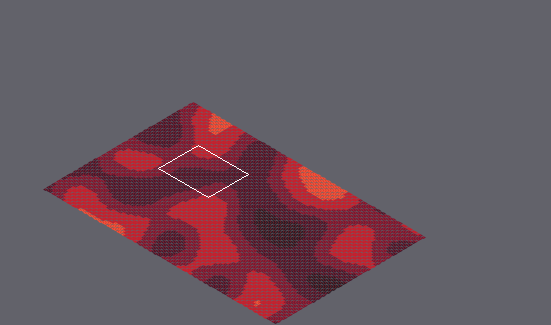
Level history. Tiled map: marswars/resources/mapAssets/loadmap.tmx. Above, an overview of the earlier version with the close-up marked.
Close-up. Before the edit:
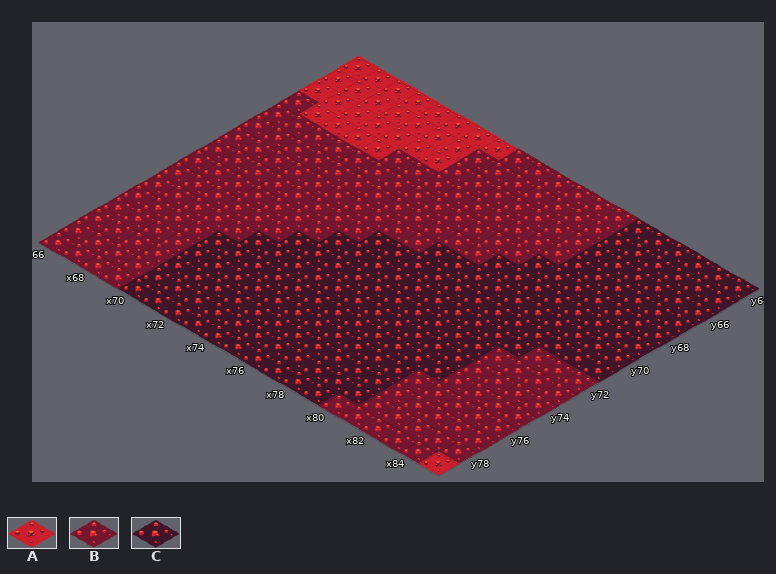
Cells are 55x32 px. Isometric: x runs down to the right, y down to the left. Shown: x 66..85, y 64..79. The commit also changed other parts of the map, which this record leaves out. The old version is drawn lined up with the new one.
Key: from "tileset1": A 11 "mars007", B 12 "mars008", C 13 "mars009".
_ is an empty cell.
Layer "Tile Layer 1" before, first column x 66:
64 AAAAAAAABBBBBBCCCCCC
65 AAAAAAABBBBBBBCCCCCC
66 AAAAAAABBBBBBBCCCCCC
67 BAAAABBBBBBBBBCCCCCC
68 BBBBBBBBBBBBBCCCCCCC
69 BBBBBBBBBBBBCCCCCCCC
70 BBBBBBBBBBCCCCCCCCCC
71 BBBBBBBBCCCCCCCCCCCC
72 BBBBBBBCCCCCCCCCCBBB
73 BBBBBBCCCCCCCCCCBBBB
74 BBBBBCCCCCCCCCCCBBBB
75 BBBBCCCCCCCCCCCCBBBB
76 BBBBCCCCCCCCCCCBBBBB
77 BBBBCCCCCCCCCCCBBBBB
78 BBBBCCCCCCCCCCCBBBBB
79 BBBBCCCCCCCCCCBBBBBA
Once edited:
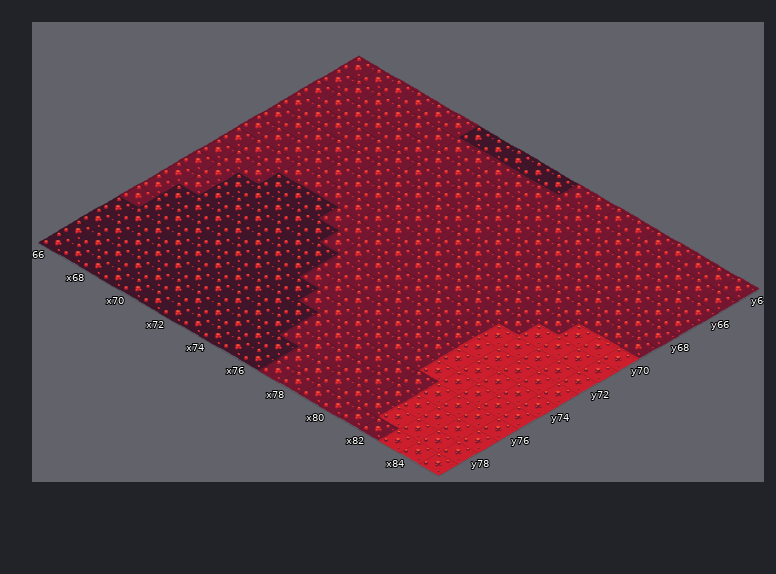
What changed:
map size 100x100 -> 150x150 cells (old content now starts at 50,50; both pictures use the new coordinates)
Layer "Tile Layer 1":
Tile B gives way to tile A in row 72 at x 83 to 85; in rows 73 to 78 at x 82 to 85; in row 79 at x 83 to 84.
Tile C gives way to tile A in row 70 at x 83 to 85; in row 71 at x 82 to 85; in row 72 at x 81 to 82; in rows 73 to 75 at x 81.
Tile A gives way to tile B in row 64 at x 66 to 71; in rows 65 to 66 at x 66 to 72; in row 67 at x 67 to 70.
Tile C gives way to tile B in rows 64 to 67 at x 80 to 85; in row 68 at x 79 to 85; in row 69 at x 78 to 85; in row 70 at x 76 to 82; in row 71 at x 74 to 81; in row 72 at x 73 to 80.
Tile C gives way to tile B in rows 73 to 74 at x 74 to 80; in row 75 at x 75 to 80; in rows 76 to 77 at x 76 to 80; in row 78 at x 77 to 80; in row 79 at x 77 to 79.
Tile A gives way to tile C in row 64 at x 72 to 73.
Tile B gives way to tile C in row 64 at x 74 to 76; in row 71 at x 69 to 71; in row 72 at x 68 to 72; in row 73 at x 68 to 71; in row 74 at x 67 to 70; in row 75 at x 67 to 69.
Tile B gives way to tile C in rows 76 to 79 at x 66 to 69.
Pixel boxes of the changes (left, top, right, bottom) in both close-ups:
changed: (38, 55, 760, 464)
